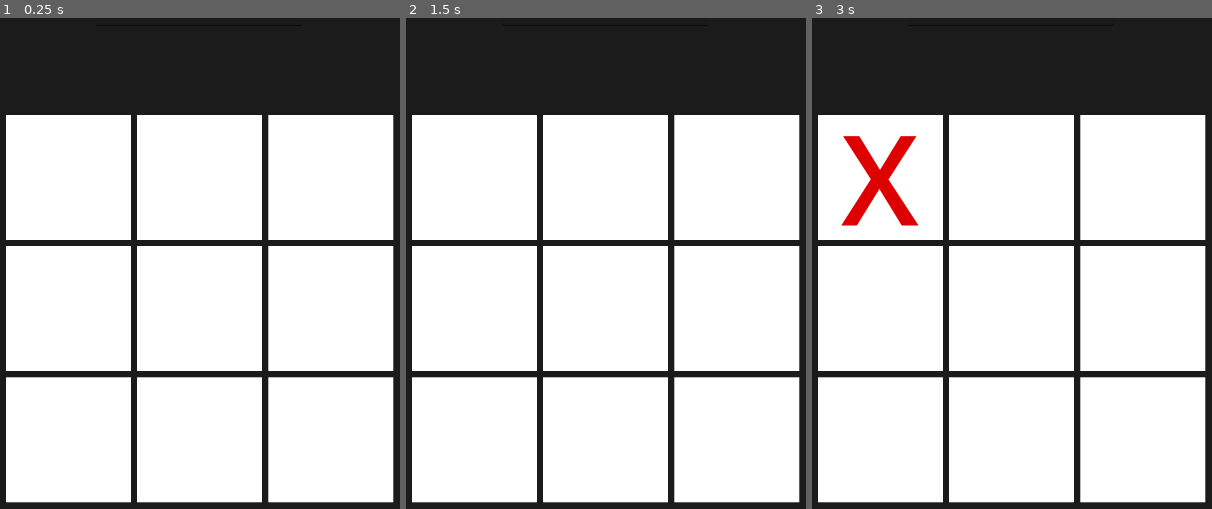
Above: before the commit, frames 1-3 (left to right).
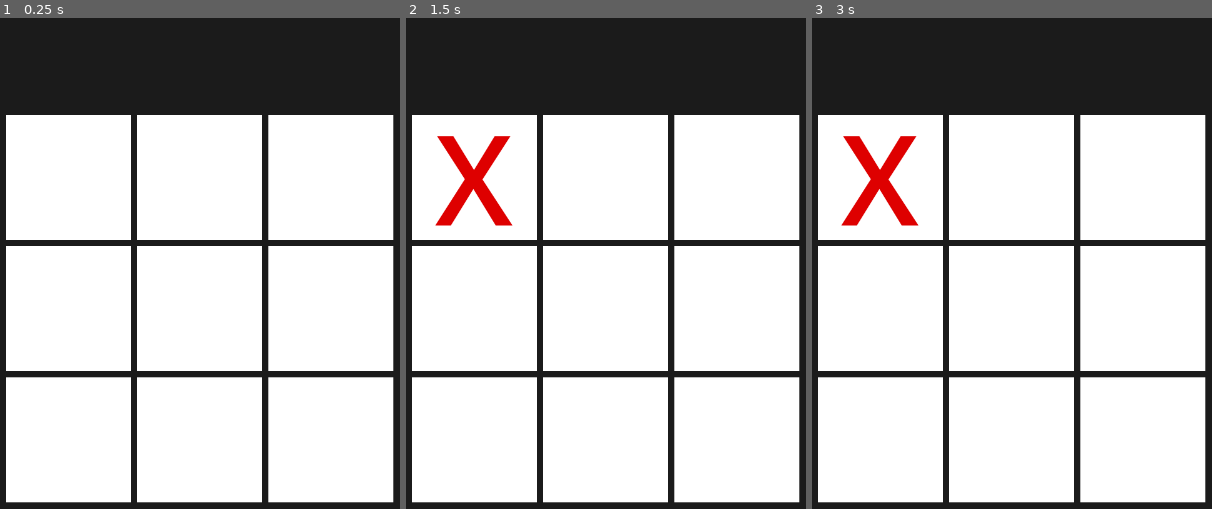
Above: after the commit, the same moments.

Repository: IonAir1/Tic-Tac-Toe
Game: Godot game, scene res://game/game_screen.tscn
Two runs of this game, one before a commit and one after it. Both use one fixed random seed, a clock stepped at 60 frames per second and the inputs below.
Inputs (mouse positions are in pixels of both pictures, inside the frame that each line leads up to):
- Up to frame 1 (0.25 s): no input
- Up to frame 2 (1.5 s): click (474, 175) at 0.52 s; click (474, 175) at 1.27 s
- Up to frame 3 (3 s): click (880, 175) at 2.02 s; tap Enter (enter) at 2.75, 2.85 s

The runs differ from the first frame. In frame 2, 1.4% of the frame differs, in the area x 7-27%, y 24-43%; in frame 3, less than 0.1%.

Commit message:
added touch input

Diff:
--- a/game/board.gd
+++ b/game/board.gd
@@ -20,6 +20,7 @@
 		else:
 			r.color_shift = false
 		rows.append(r)
+		r.row_number = i
 		r.position.y = find_pos(Global.board_size, i)
 		add_child(r)
 
--- a/game/board_pieces/box.gd
+++ b/game/board_pieces/box.gd
@@ -1,7 +1,8 @@
-extends TouchScreenButton
+extends Node2D
 
 var color_shift:bool = false
 var state:int = 0
+var box_number:int
 
 
 func _ready():
@@ -36,3 +37,8 @@
 		$p2.visible = false
 		$p3.visible = false
 		$p4.visible = true
+
+
+
+func _on_button_pressed():
+	Global.latest_box = box_number
--- a/game/board_pieces/box.tscn
+++ b/game/board_pieces/box.tscn
@@ -1,10 +1,20 @@
-[gd_scene load_steps=3 format=3 uid="uid://dwwhsvhyogoy1"]
+[gd_scene load_steps=8 format=3 uid="uid://dwwhsvhyogoy1"]
 
 [ext_resource type="Script" path="res://game/board_pieces/box.gd" id="1_ft2pk"]
 
 [sub_resource type="BoxMesh" id="BoxMesh_yd8o6"]
 
-[node name="box" type="TouchScreenButton"]
+[sub_resource type="StyleBoxEmpty" id="StyleBoxEmpty_lswwk"]
+
+[sub_resource type="StyleBoxEmpty" id="StyleBoxEmpty_6thga"]
+
+[sub_resource type="StyleBoxEmpty" id="StyleBoxEmpty_i38ei"]
+
+[sub_resource type="StyleBoxEmpty" id="StyleBoxEmpty_wm155"]
+
+[sub_resource type="StyleBoxEmpty" id="StyleBoxEmpty_oyioq"]
+
+[node name="box" type="Node2D"]
 script = ExtResource("1_ft2pk")
 
 [node name="background" type="MeshInstance2D" parent="."]
@@ -91,3 +101,17 @@
 theme_override_colors/font_color = Color(0, 0.733333, 0, 1)
 theme_override_font_sizes/font_size = 200
 text = "■"
+
+[node name="button" type="Button" parent="."]
+offset_left = -99.0
+offset_top = -99.0
+offset_right = 101.0
+offset_bottom = 101.0
+theme_override_styles/normal = SubResource("StyleBoxEmpty_lswwk")
+theme_override_styles/hover = SubResource("StyleBoxEmpty_6thga")
+theme_override_styles/pressed = SubResource("StyleBoxEmpty_i38ei")
+theme_override_styles/disabled = SubResource("StyleBoxEmpty_wm155")
+theme_override_styles/focus = SubResource("StyleBoxEmpty_oyioq")
+flat = true
+
+[connection signal="pressed" from="button" to="." method="_on_button_pressed"]
--- a/game/board_pieces/row.gd
+++ b/game/board_pieces/row.gd
@@ -4,6 +4,7 @@
 var boxes:Array
 var color_shift:bool = false
 var row_state:Array
+var row_number:int
 
 func _ready():
 	for i in range(Global.board_size):
@@ -18,13 +19,14 @@
 			#b.color_shift = false
 
 		boxes.append(b)
+		b.box_number = i + (row_number * Global.board_size)
 		b.position.x = find_pos(Global.board_size, i)
 		add_child(b)
 
 
+
 func update_row():
 	for i in range(row_state.size()):
-		print(row_state)
 		boxes[i].state = row_state[i]
 		boxes[i].update_state()
 
--- a/game/game_screen.gd
+++ b/game/game_screen.gd
@@ -11,13 +11,20 @@
 		board.append(0)
 	for i in range(Global.player_count):
 		players.append([])
-	print(board_to_string(board))
+
+	#print(board_to_string(board))
+
+	for row in $CenterContainer/board.get_children():
+		for box in row.get_children():
+			box.get_node("button").pressed.connect(on_box_update)
 
 
 func _process(delta):
-	if Input.is_action_just_released("enter"):
-		input_play(int($LineEdit.text))
-		print(board_to_string(board))
+	pass
+
+	#if Input.is_action_just_released("enter"):
+		#input_play(int($LineEdit.text))
+		#print(board_to_string(board))
 
 
 func input_play(cell): #lets the player take a turn
@@ -29,6 +36,8 @@
 
 	if(check_for_win(curr_player)):
 		print("player %s has won" % curr_player)
+		$win.visible = true
+		$win.text = ("player %s has won" % curr_player)
 
 	curr_player += 1
 	if curr_player > Global.player_count:
@@ -54,3 +63,7 @@
 			board_string += str(board[(row*Global.board_size)+column]) + " "
 		board_string += "\n\n"
 	return board_string
+
+
+func on_box_update():
+	input_play(Global.latest_box)
--- a/game/game_screen.tscn
+++ b/game/game_screen.tscn
@@ -12,18 +12,25 @@
 grow_vertical = 2
 size_flags_horizontal = 4
 size_flags_vertical = 4
+mouse_filter = 2
 script = ExtResource("1_kygwj")
 metadata/_edit_use_anchors_ = true
 
-[node name="LineEdit" type="LineEdit" parent="."]
+[node name="win" type="Label" parent="."]
+visible = false
 layout_mode = 1
-anchors_preset = 5
+anchors_preset = 7
 anchor_left = 0.5
+anchor_top = 1.0
 anchor_right = 0.5
-offset_left = -165.0
-offset_right = 165.0
-offset_bottom = 189.0
+anchor_bottom = 1.0
+offset_left = -43.5
+offset_top = -69.0
+offset_right = 43.5
 grow_horizontal = 2
+grow_vertical = 0
+theme_override_font_sizes/font_size = 50
+text = "Player 1 won"
 
 [node name="CenterContainer" type="CenterContainer" parent="."]
 layout_mode = 1
--- a/global.gd
+++ b/global.gd
@@ -1,5 +1,6 @@
 extends Node
 
-var board_size:int = 3
-var player_count:int = 2
+var board_size:int = clamp(3,3,10)
+var player_count:int = clamp(2,2,4)
 var pos_shift:int = 210 #position shift of each box from center
+var latest_box: int
--- a/project.godot
+++ b/project.godot
@@ -37,7 +37,6 @@
 [input_devices]
 
 pointing/emulate_touch_from_mouse=true
-pointing/emulate_mouse_from_touch=false
 
 [rendering]
 
